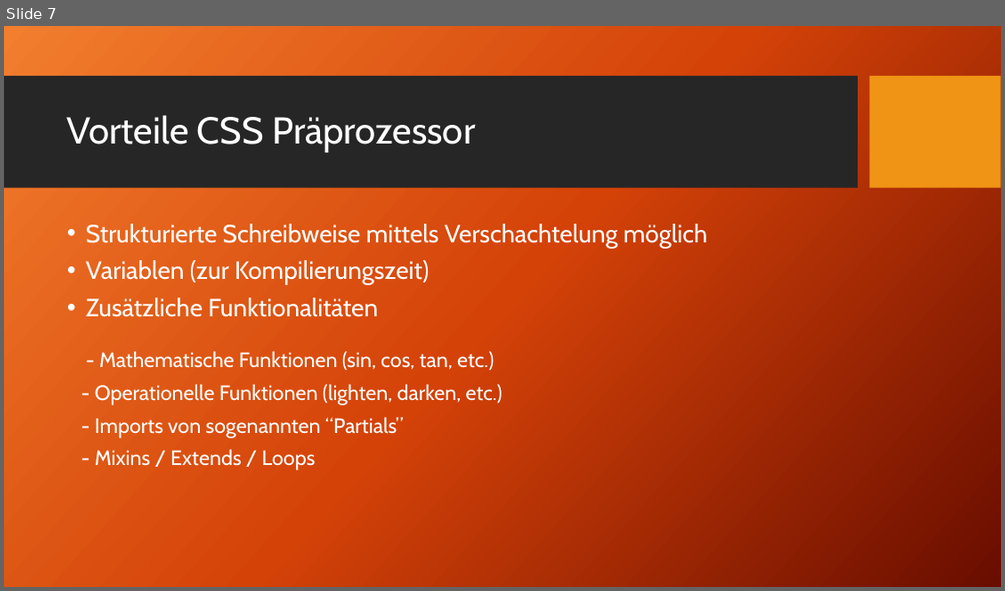
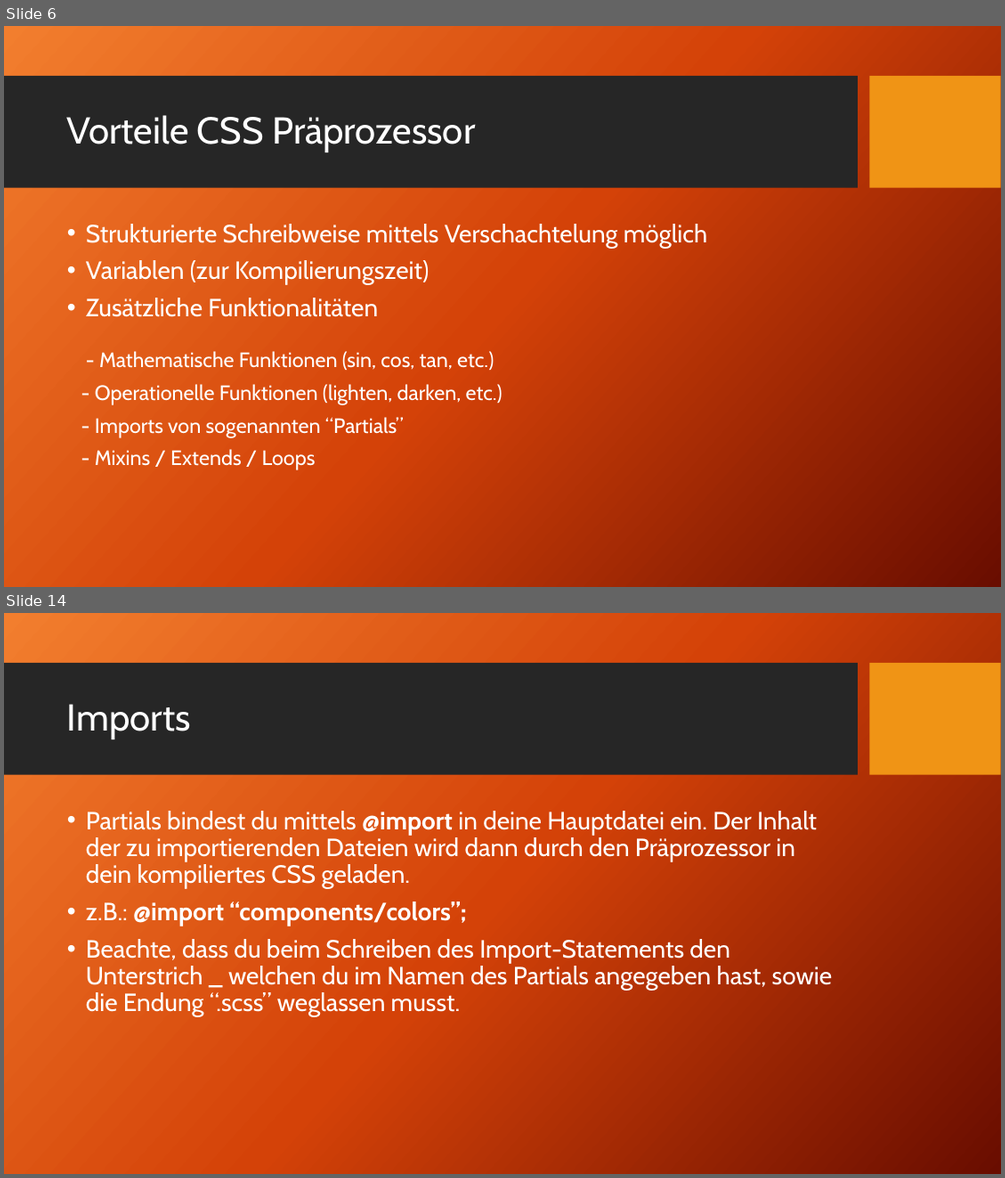
Before and after one commit to TomFrey/htmlCssBasicUebungen, a slide deck: sass Schulung.pptx. Shown one above the other, each under a label of ours: slide 7 before the commit, slides 6 and 14 after it; the slides between them are not shown. The pictures are 1005x591 and 1005x1178 pixels, drawn with LibreOffice and Linux fonts; fonts in the diff are those of the drawing; background and template pictures are left out. Boxes give left, top, right and bottom in pixels: in the first picture for what was removed or moved away, otherwise in the second. Text is boxed around its words. In the diff, an @@ line names an element or a change of style, - is before the commit and + after.

```diff
--- a/sass Schulung.pptx
+++ b/sass Schulung.pptx
@@ slide 14 added at box(4, 613, 1001, 1174), background picture (left out); not listed: 2 template elements that a slide beside it also shows @@
@@ title added at box(67, 704, 191, 739), 36 pt, text #FFFFFF @@
+Imports
@@ text added at box(86, 811, 832, 1017), 24 pt, text #FFFFFF @@
+• Partials bindest du mittels @import in deine Hauptdatei ein. Der Inhalt der zu importierenden Dateien wird dann durch den Präprozessor in dein kompiliertes CSS geladen.
+• z.B.: @import “components/colors”;
+• Beachte, dass du beim Schreiben des Import-Statements den Unterstrich _ welchen du im Namen des Partials angegeben hast, sowie die Endung “.scss” weglassen musst.
@@ what was slide 7 is now slide 6 @@
```
Also in this commit, not shown: 3 slides changed, 22 other slides added, 4 slides removed, 1 other file.
